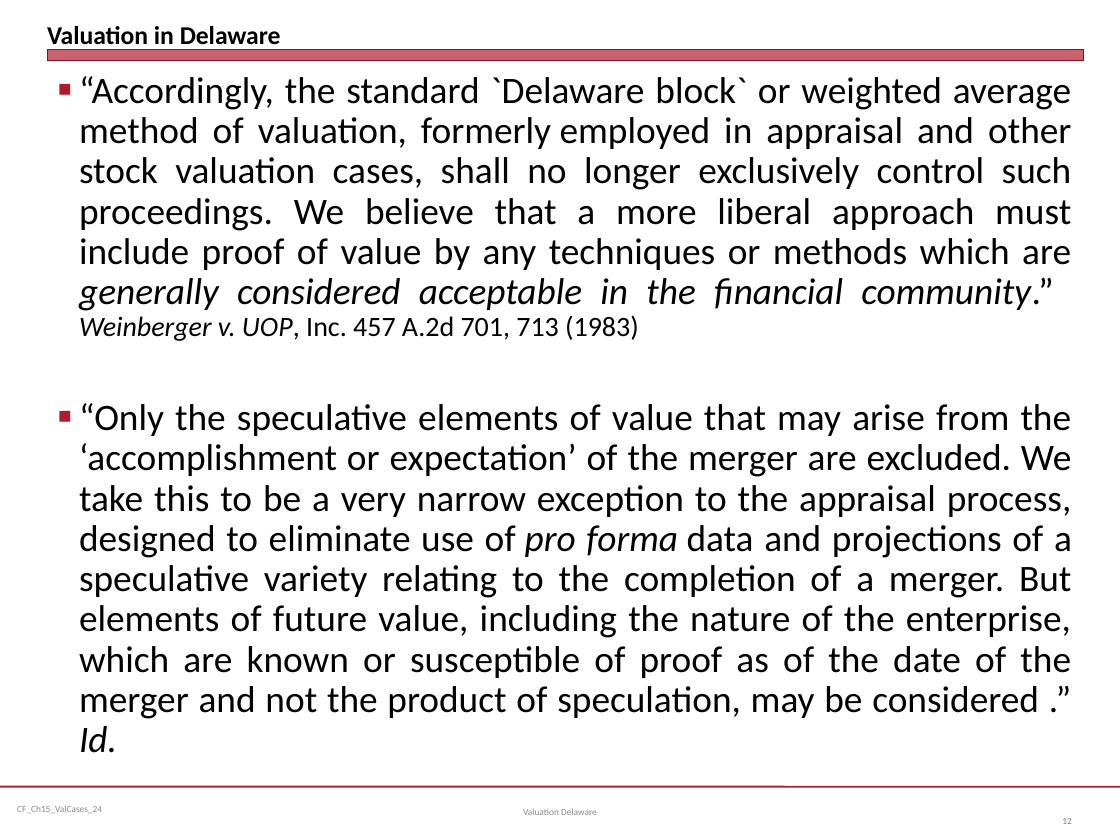
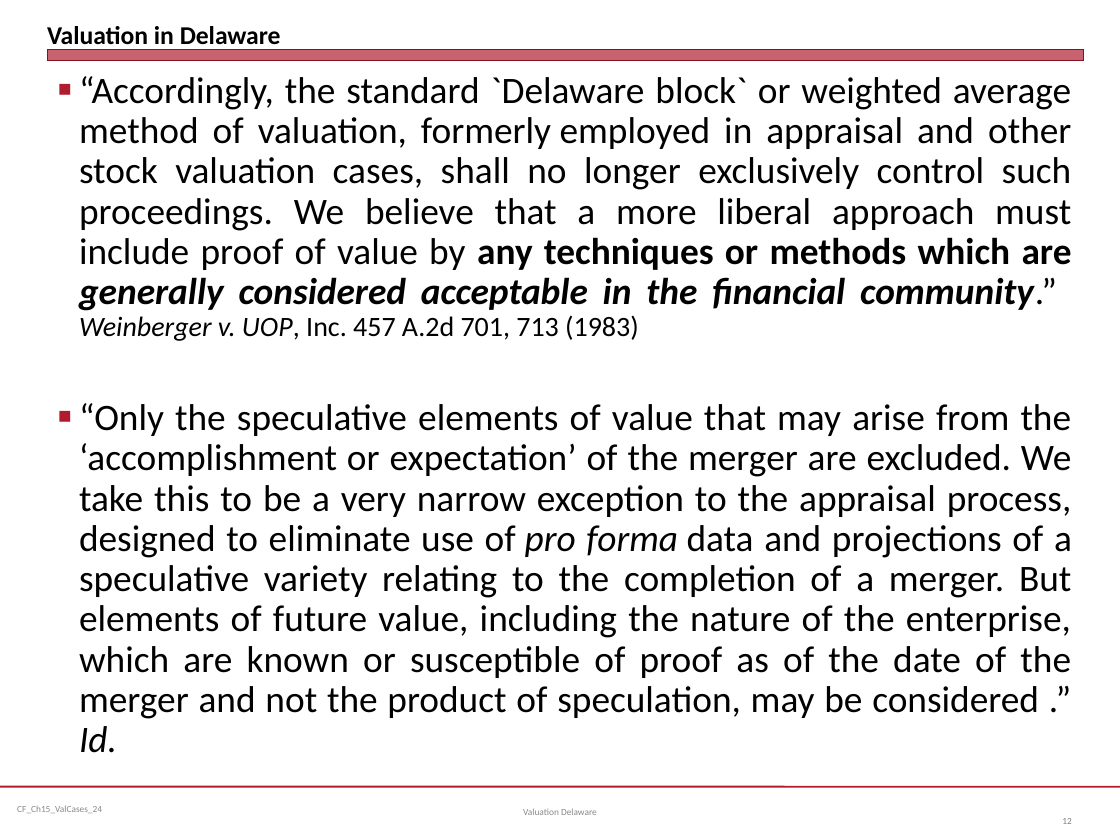
Before and after one commit to jmc877/Corporate-Finance, a slide deck: slide 12 of slides/CF_Ch15_ValCases_24.pptx. Drawn at 1120x840 pixels with LibreOffice and Linux fonts; fonts in the diff are those of the drawing. Boxes give left, top, right and bottom in pixels: in the first picture for what was removed or moved away, otherwise in the second. Text is boxed around its words. In the diff, an @@ line names an element or a change of style, - is before the commit and + after.

```diff
--- a/slides/CF_Ch15_ValCases_24.pptx
+++ b/slides/CF_Ch15_ValCases_24.pptx
@@ text at box(79, 76, 1072, 341): bold on in "any techniques or methods which are generally ..." @@
```
Also in this commit, not shown: 7 other slides changed, 3 slides added, 3 slides removed.
